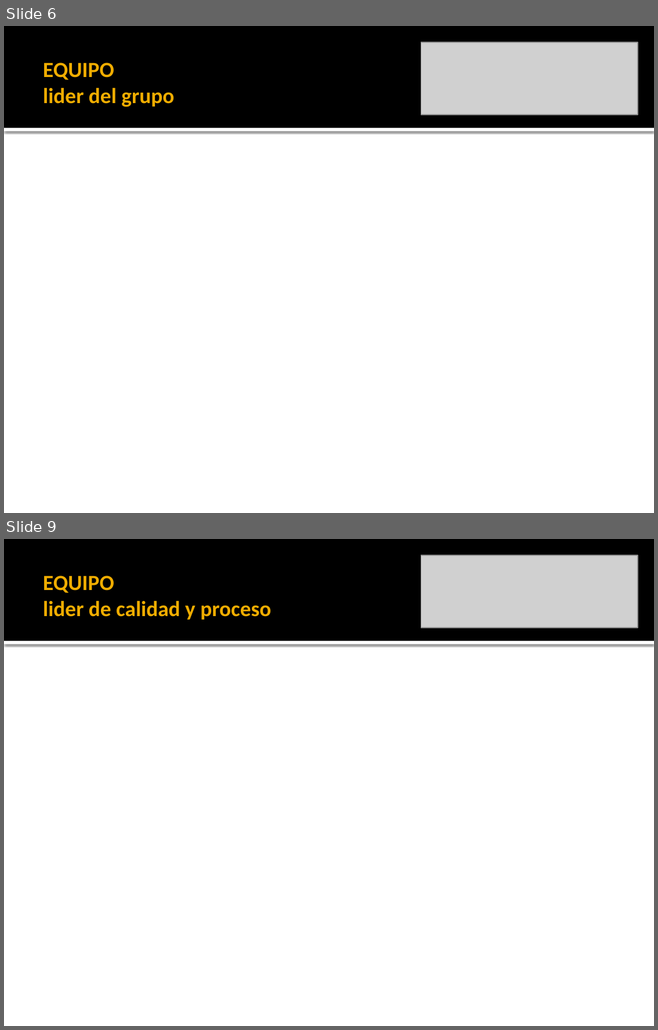
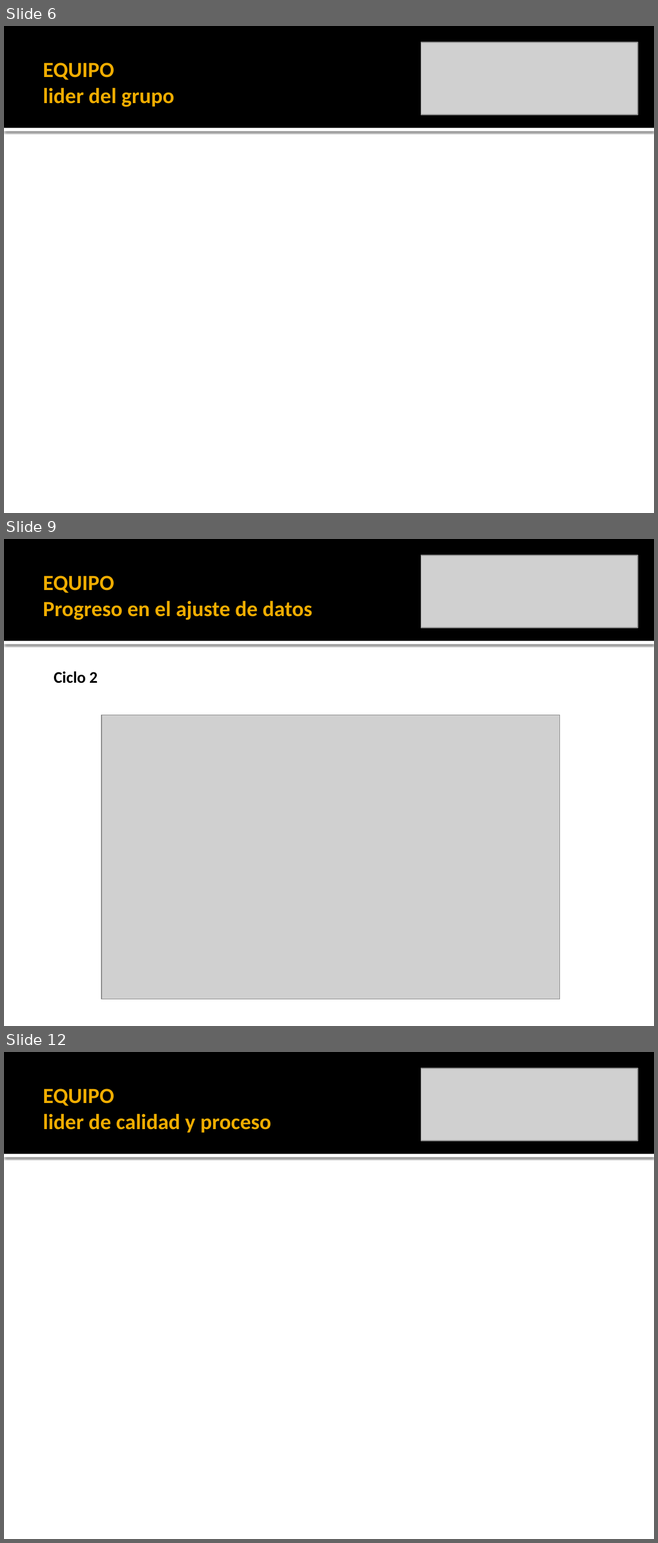
Before and after one commit to leseroth/ingenium-managment, a slide deck: CSOF5101 Ingeniera de Software/TSP/0330PostMortemTSPCiclo3.pptx. Shown one above the other, each under a label of ours: slides 6 and 9 before the commit, slides 6, 9 and 12 after it; the slides between them are not shown. The pictures are 658x1030 and 658x1543 pixels, drawn with LibreOffice and Linux fonts; fonts in the diff are those of the drawing; grey boxes stand for pictures. Boxes give left, top, right and bottom in pixels: in the first picture for what was removed or moved away, otherwise in the second. Text is boxed around its words. In the diff, an @@ line names an element or a change of style, - is before the commit and + after.

```diff
--- a/CSOF5101 Ingeniera de Software/TSP/0330PostMortemTSPCiclo3.pptx
+++ b/CSOF5101 Ingeniera de Software/TSP/0330PostMortemTSPCiclo3.pptx
@@ slide 9 added at <box>4,539,654,1026</box>, background #FFFFFF; not listed: 2 template elements that a slide beside it also shows @@
@@ picture added at <box>421,555,637,628</box> @@
@@ title added at <box>43,576,313,620</box>, 24 pt, text #F0AD00, bold @@
+EQUIPO
+Progreso en el ajuste de datos
@@ text added at <box>54,671,97,683</box>, 18 pt, text #000000, bold @@
+Ciclo 2
@@ picture added at <box>101,715,560,1000</box> @@
@@ what was slide 9 is now slide 12 @@
```
Also in this commit, not shown: 3 slides changed, 2 other slides added.
